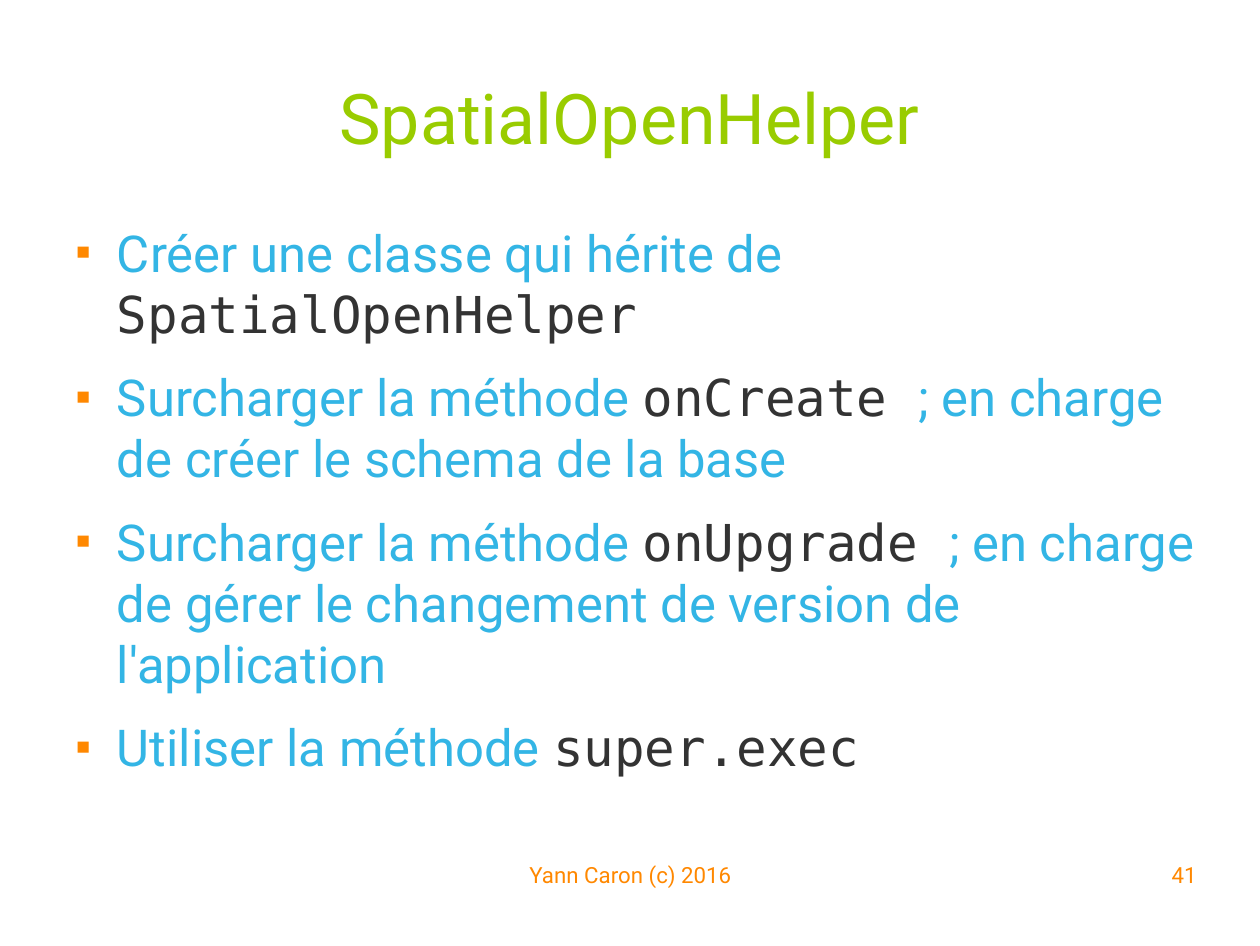
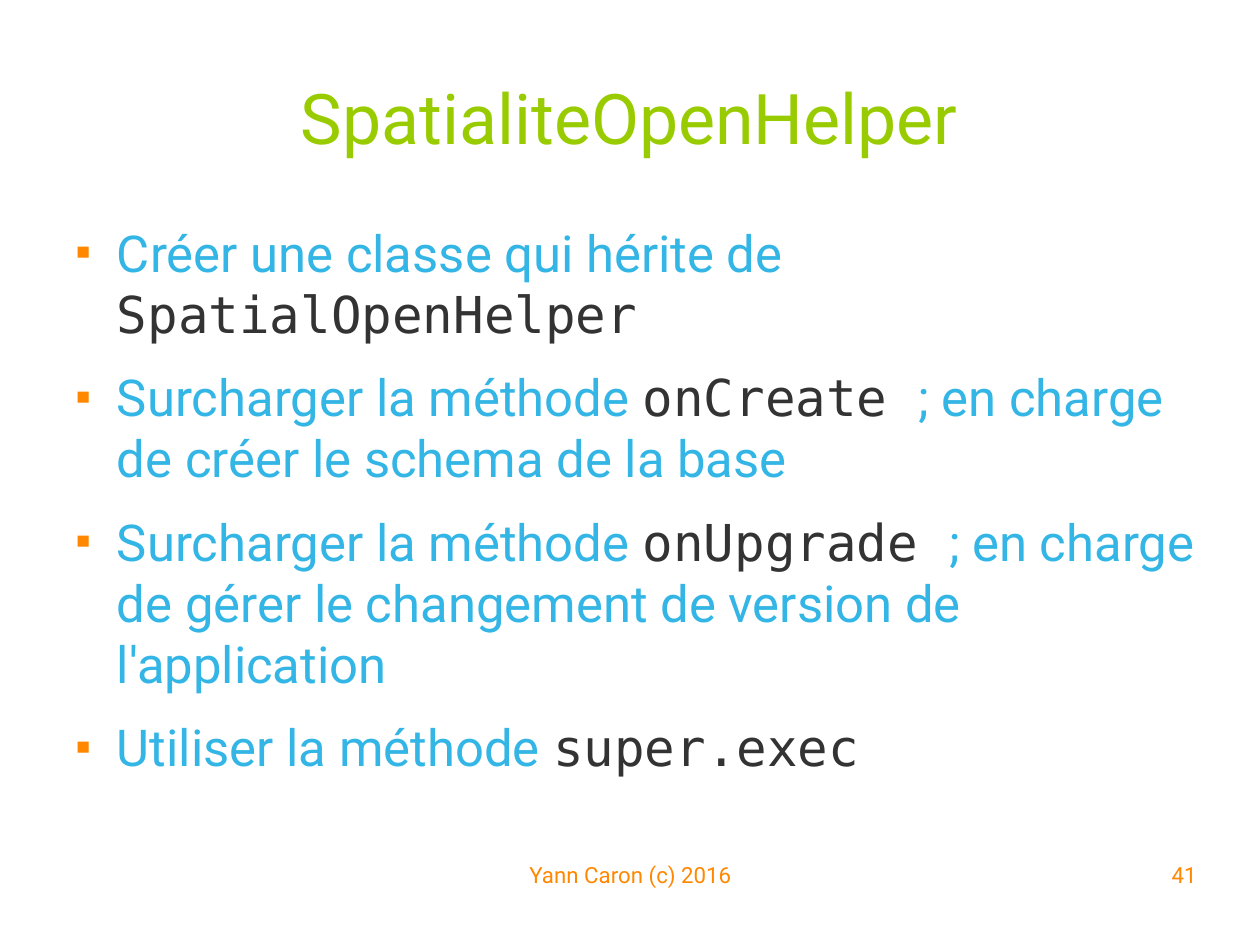
Before and after one commit to YannCaron/Android-ENSG, a slide deck: slide 41 of 10 - Spatialite.odp. Drawn at 1260x946 pixels with LibreOffice and Linux fonts; fonts in the diff are those of the drawing; background and template pictures are left out. Boxes give left, top, right and bottom in pixels: in the first picture for what was removed or moved away, otherwise in the second. Text is boxed around its words. In the diff, an @@ line names an element or a change of style, - is before the commit and + after.

Commit message:
spatialite 2

```diff
--- a/10 - Spatialite.odp
+++ b/10 - Spatialite.odp
@@ title at bbox=[301, 91, 958, 159]: text changed @@
-SpatialOpenHelper
+SpatialiteOpenHelper
```
Also in this commit, not shown: 15 other slides changed, 7 slides added, 4 slides removed, 5 other files.
